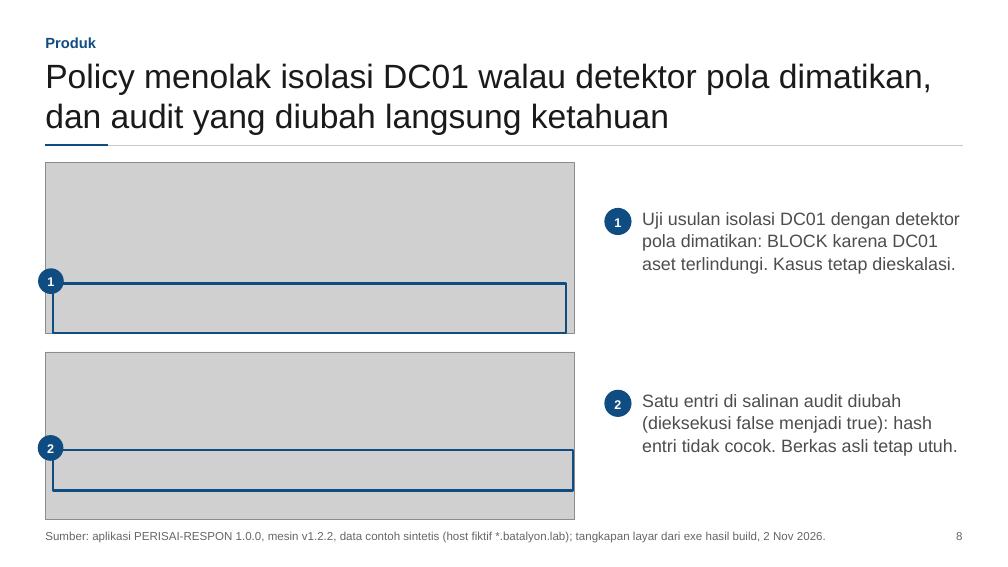
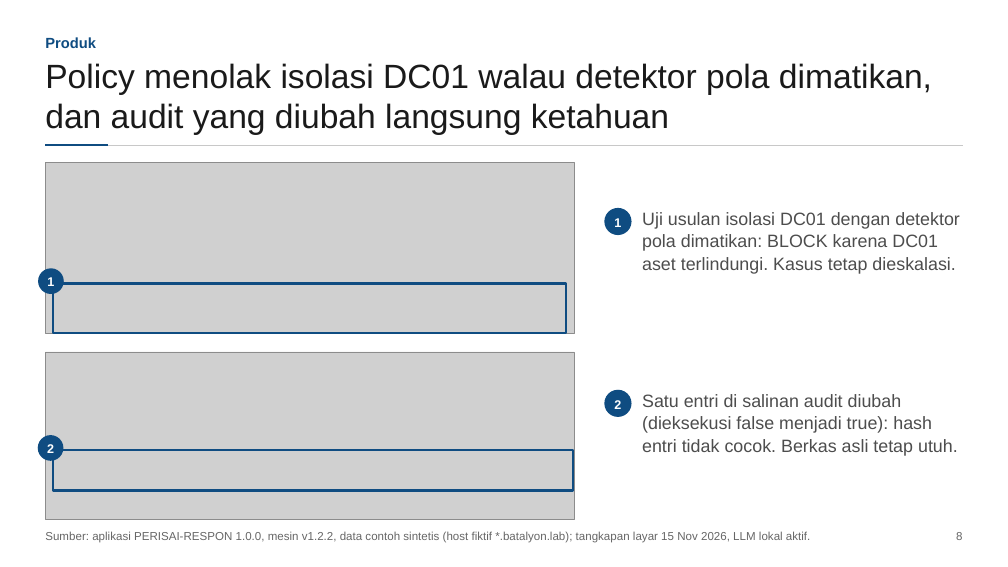
Before and after one commit to poggymacello/perisai-respon, a slide deck: slide 8 of aset_kirim/slide/PERISAI-RESPON_Slide_Teknis.pptx. Drawn at 1008x567 pixels with LibreOffice and Linux fonts; fonts in the diff are those of the drawing; grey boxes stand for pictures. Boxes give left, top, right and bottom in pixels: in the first picture for what was removed or moved away, otherwise in the second. Text is boxed around its words. In the diff, an @@ line names an element or a change of style, - is before the commit and + after.

Commit message:
Cek silang draf AI, penjaga aset OT, paket penerapan satuan, jalur juri 3 menit
- Aplikasi: draf AI yang menyebut kategori di luar temuan aturan ditandai dan dicatat di audit (175 dari 421 draf uji, 41,6 %)
- Aplikasi: usulan isolasi untuk host HMI-/PLC-/SCADA- dan daftar aset satuan menjadi eskalasi
- Aplikasi: muat data contoh idempoten (tidak ada kasus ganda di demo web)
- docs/PENERAPAN_SATUAN.md: peta kebutuhan, skenario posko, instalasi air-gapped, pilot 30 hari, biaya, risiko
- README: bagian Untuk juri, hasil cek silang, deklarasi narasi TTS
- Slide teknis, screenshot 15 Nov, susunan tim (Poggy ketua, Aziz, Hasri)
- Video: narasi bagian draf AI dan skrip narasi suara sintetis

```diff
--- a/aset_kirim/slide/PERISAI-RESPON_Slide_Teknis.pptx
+++ b/aset_kirim/slide/PERISAI-RESPON_Slide_Teknis.pptx
@@ text at [45,531,810,543]: text changed @@
-Sumber: aplikasi PERISAI-RESPON 1.0.0, mesin v1.2.2, data contoh sintetis (host fiktif *.batalyon.lab); tangkapan layar dari exe hasil build, 2 Nov 2026.
+Sumber: aplikasi PERISAI-RESPON 1.0.0, mesin v1.2.2, data contoh sintetis (host fiktif *.batalyon.lab); tangkapan layar 15 Nov 2026, LLM lokal aktif.
```
Also in this commit, not shown: 12 other slides changed, 38 other files.
